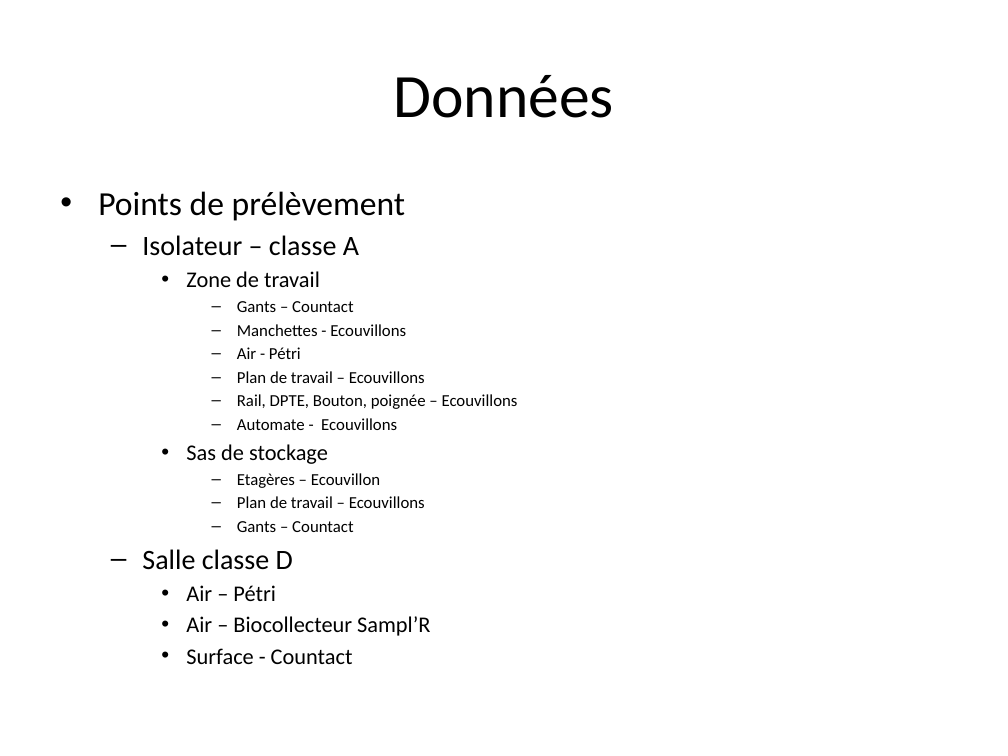
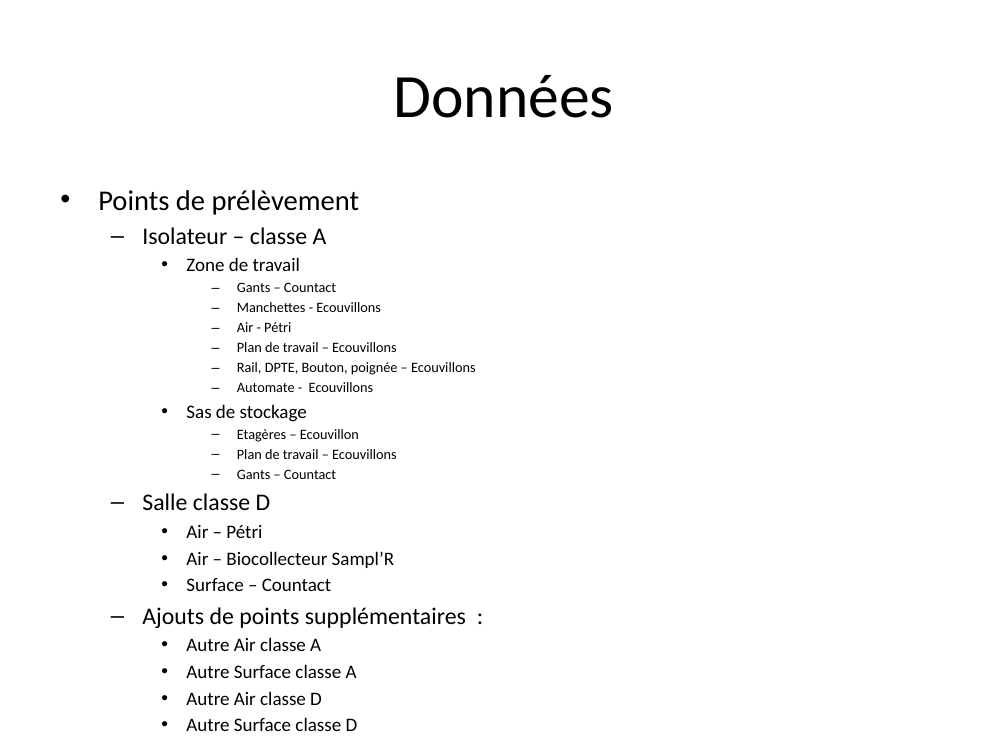
Before and after one commit to liavtavo/controle_microbio, a slide deck: slide 4 of php.pptx. Drawn at 1008x756 pixels with LibreOffice and Linux fonts; fonts in the diff are those of the drawing. Boxes give left, top, right and bottom in pixels: in the first picture for what was removed or moved away, otherwise in the second. Text is boxed around its words. In the diff, an @@ line names an element or a change of style, - is before the commit and + after.

Commit message:
ajout de commentaires dans la table résultats, mise à jour de la requête sql dans le pp, ajout de points autres

```diff
--- a/php.pptx
+++ b/php.pptx
@@ text at <box>98,190,476,568</box>: size 24 to 20.4 pt in "Points de prélèvement"; size 20 to 17 pt in "Isolateur – classe A", "Salle classe D"; size 16 to 13.6 pt in "Zone de travail", "Sas de stockage", "Air – Pétri", "Air – Biocollecteur Sampl’R"; size 12 to 10.2 pt in "Gants – Countact", "Manchettes - Ecouvillons", "Air - Pétri", "Plan de travail – Ecouvillons" and 5 more places @@
@@ text at <box>142,578,466,731</box>: text changed; size 16 to 13.6 pt @@
-    • Surface - Countact
+    • Surface – Countact
+  – Ajouts de points supplémentaires :
+    • Autre Air classe A
+    • Autre Surface classe A
+    • Autre Air classe D
+    • Autre Surface classe D
```
Also in this commit, not shown: 1 other slide changed, 1 other file.
